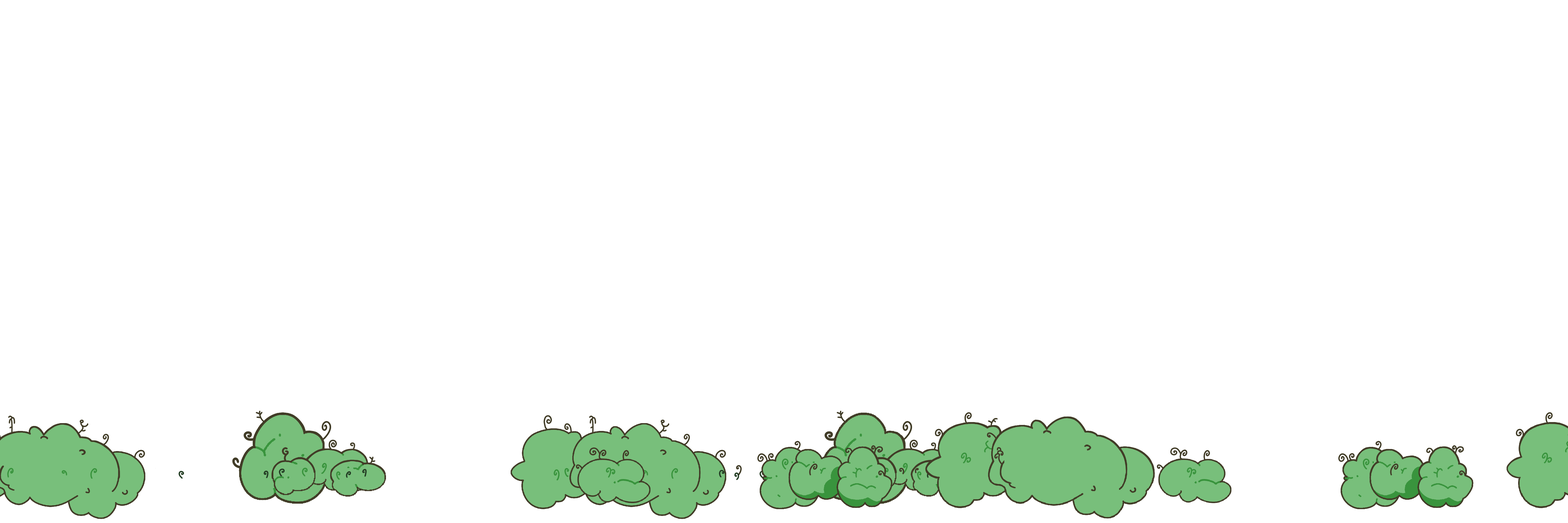
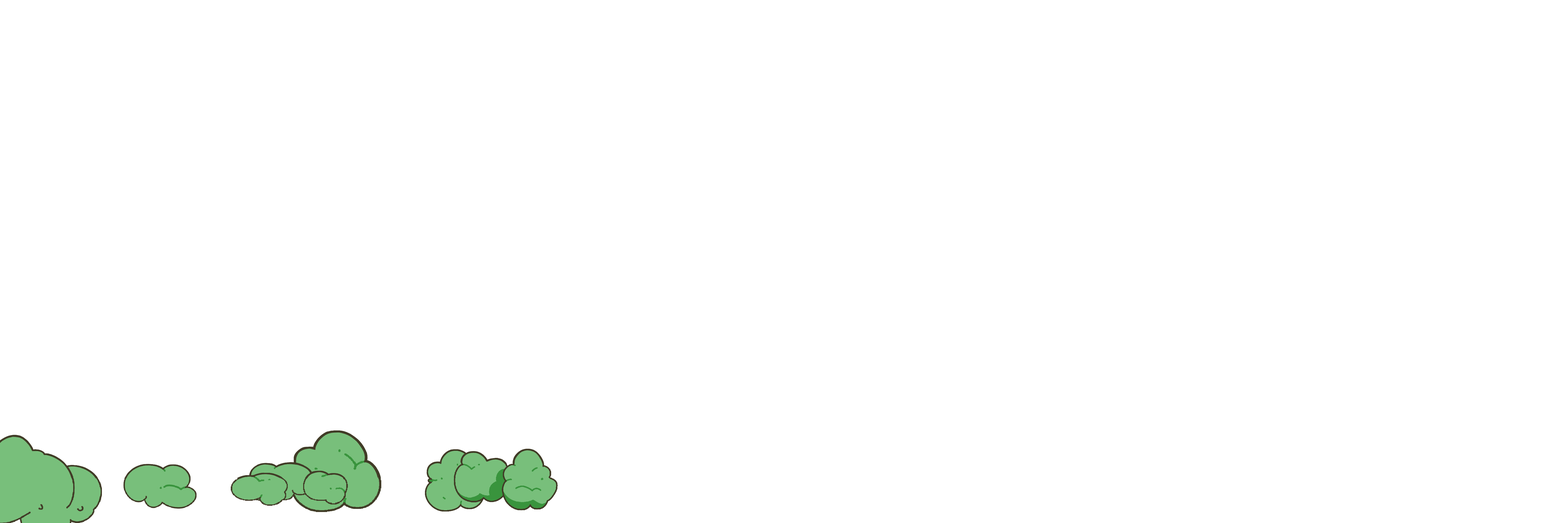
Revision of a layered 1568x523 image; what changed, layer by layer:
renamed "풀더미" to "낚시터 풀더미", painted on it over [0, 410, 1568, 523]
